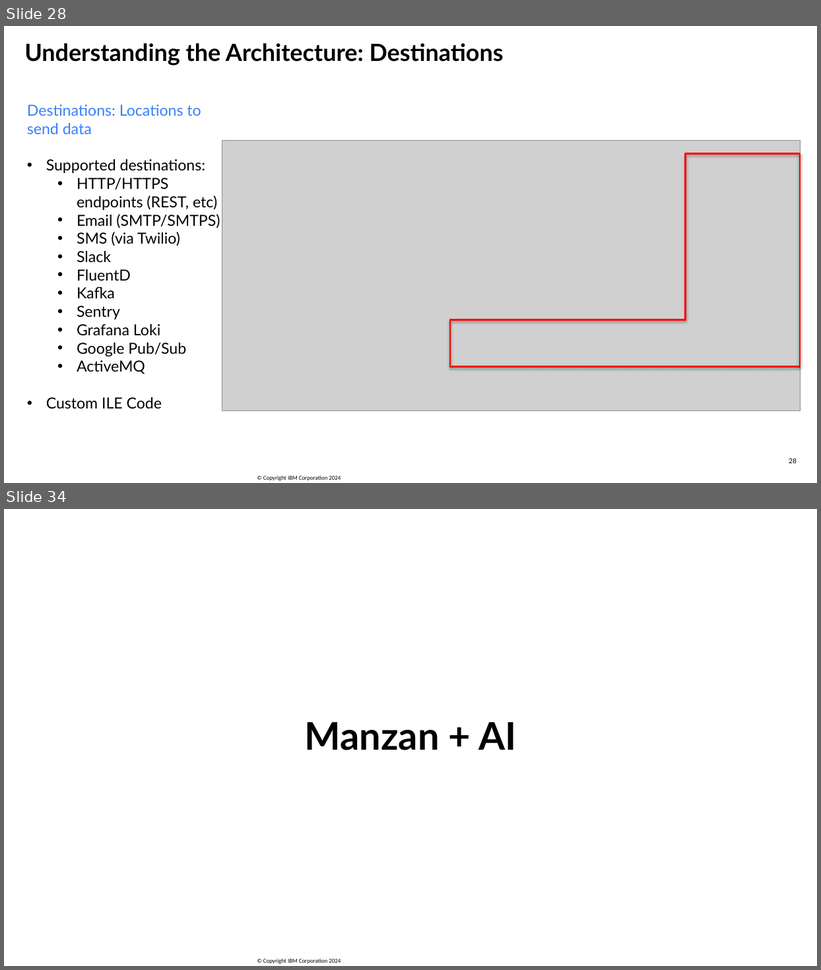
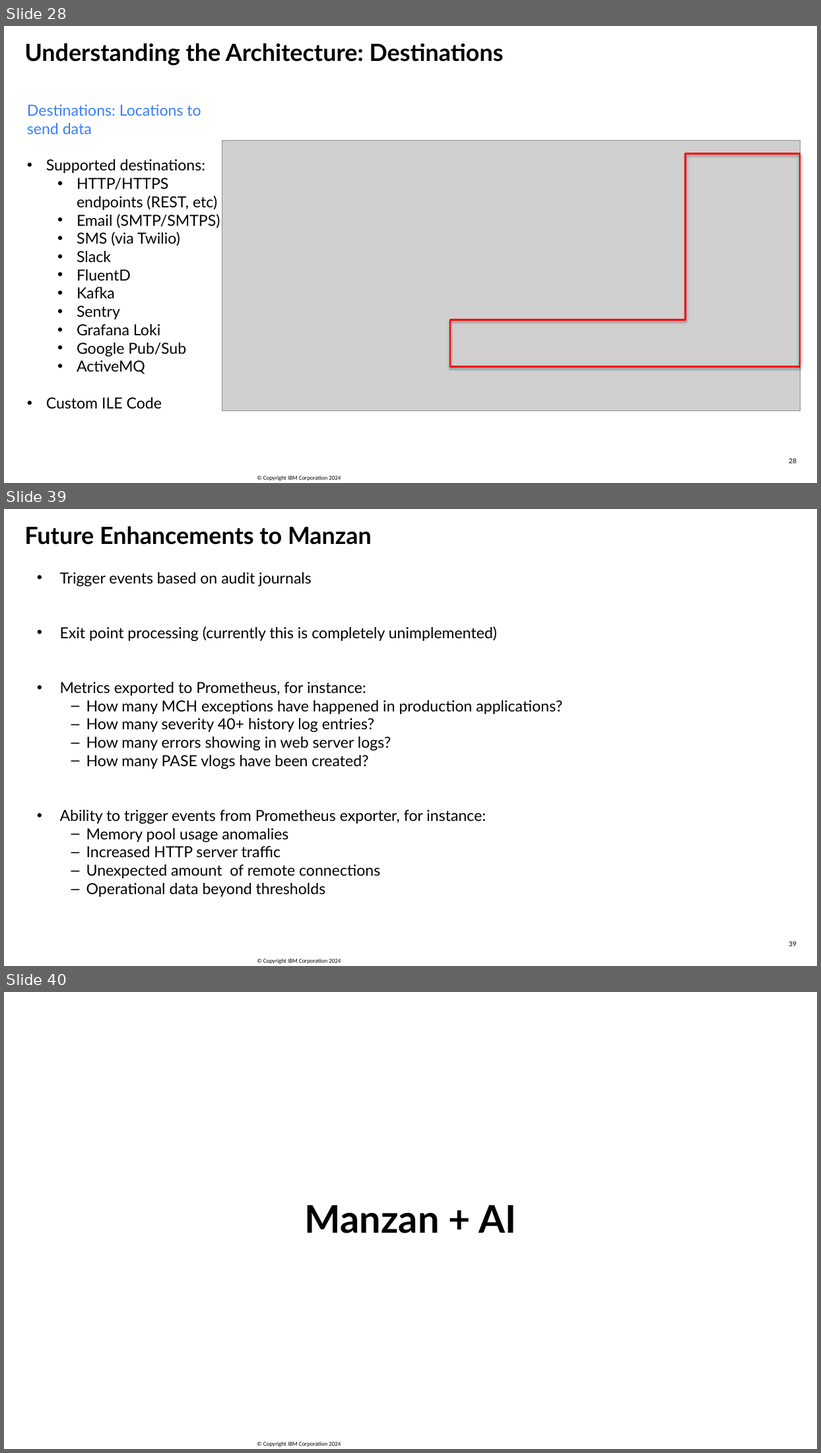
Before and after one commit to SanjulaGanepola/ibmi-talks, a slide deck: OSS Tools For System Management/OSS-Tools-For-System-Management.pptx. Shown one above the other, each under a label of ours: slides 28 and 34 before the commit, slides 28, 39 and 40 after it; the slides between them are not shown. The pictures are 821x970 and 821x1453 pixels, drawn with LibreOffice and Linux fonts; fonts in the diff are those of the drawing; grey boxes stand for pictures; background and template pictures are left out. Boxes give left, top, right and bottom in pixels: in the first picture for what was removed or moved away, otherwise in the second. Text is boxed around its words. In the diff, an @@ line names an element or a change of style, - is before the commit and + after.

```diff
--- a/OSS Tools For System Management/OSS-Tools-For-System-Management.pptx
+++ b/OSS Tools For System Management/OSS-Tools-For-System-Management.pptx
@@ slide 39 added at bbox=[4, 509, 817, 966], background #FFFFFF; not listed: 1 template element that a slide beside it also shows @@
@@ text added at bbox=[24, 526, 372, 545], 28 pt, text #000000, bold @@
+Future Enhancements to Manzan
@@ text added at bbox=[60, 572, 562, 897], 18 pt, text #000000 @@
+• Trigger events based on audit journals
+• Exit point processing (currently this is completely unimplemented)
+• Metrics exported to Prometheus, for instance:
+  – How many MCH exceptions have happened in production applications?
+  – How many severity 40+ history log entries?
+  – How many errors showing in web server logs?
+  – How many PASE vlogs have been created?
+• Ability to trigger events from Prometheus exporter, for instance:
+  – Memory pool usage anomalies
+  – Increased HTTP server traffic
+  – Unexpected amount of remote connections
+  – Operational data beyond thresholds
@@ page number added at bbox=[789, 941, 797, 947], 8 pt, text #000000 @@
+39
@@ what was slide 34 is now slide 40 @@
```
Also in this commit, not shown: 9 slides changed, 7 other slides added, 2 slides removed, 1 other file.
